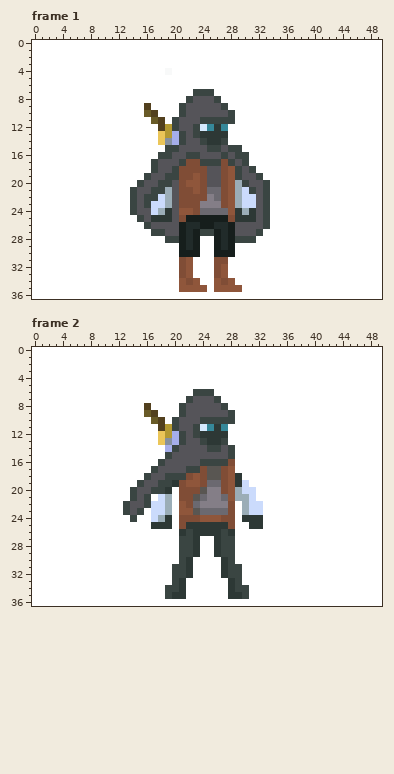
Pixel-art file: 2D Game/Assets/Sprites/Player/NewPlayer/playerTake4.ase. Above is the file before it was changed.
50x37 pixels, 4 frames. Colours within 5 levels of each other are drawn and written as one. Shown: frame 1, frame 2. The commit also changed other frames, which this record leaves out.
New version:
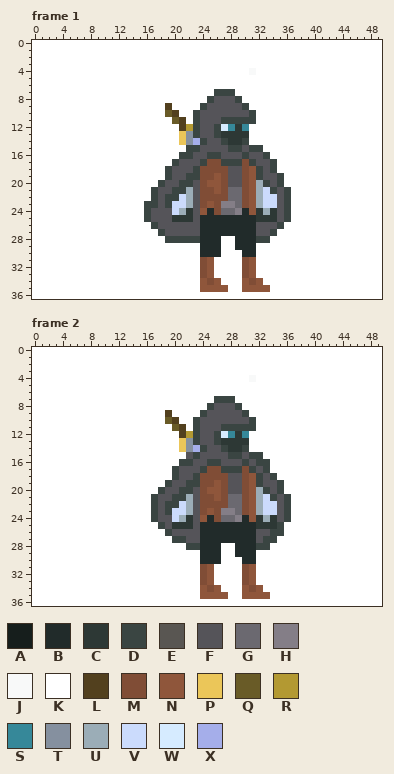
Palette (. is transparent): A #161e1c  B #212b2a  C #2d3835  D #3a4542  E #595652  F #555459  G #6b6970  H #847e87  J #f8f9f9  K #ffffff  L #52401e  M #804d36  N #8f563b  P #ebc659  Q #695b27  R #b39932  S #368899  T #85909f  U #9badb7  V #cbdbfc  W #d6ebff  X #a5aeea
From old to new:
Changed rows in their new state; - is an unchanged pixel.
Frame 1, layer "Layer":
first column x 14:
 4 -----K-----------J-----
 7 ---------KKKDDD--------
 8 --------KKKDFFFD-------
 9 --K--L-KKKD--FFFD------
10 --KK-QLKKD----FFFD-----
11 ---KK-QLKDFFF--DDD-----
12 ----KKKLR-FFDWSCS------
13 ----KKKPT-FFD-CCC------
14 ----KKKPTX-FF-CCD------
15 -----KKKDD-FF---FDD----
16 ----KKKD-F-DDF-F-FFD---
17 ---KKKDFFF-MMD-DMDFFD--
18 ---KKDFFFD-MM-FFMNDFD--
19 --KKK-FFDD-MN-FFMN-FFD-
20 -KKK-F-DDF-NN-FFMNU-FD-
21 KKK-FFDDUF-MN-GGMNUVDFD
22 KKK-FDDVUF-MM-GGMNUVVFD
23 KK-DFDVVUFMNMHHGMNUVVFD
24 KKDFFFVUCFNBM-GHBNCUCFD
25 -KDFFFCCCFBBBBBBBBCCCFD
26 --KD---FFFBB--BBBB-FFD-
27 ---K---FFFBBB-BBBBFFD--
28 -------DDDBBBKKBBBDD---
29 -------KKKBBBKKBBB-----
30 -------KKKBBBKK-BB-----
31 -------KK-MNKK--MN-----
32 -------KK-MNKK--MN-----
33 -------KK-MNKK--MN-----
34 -------KKKNM-KK-NMN----
35 -------KKK-N--KKNNNN---
Frame 2, layer "Layer":
first column x 13:
 4 ------------------J-----
 6 ----------KKK-----------
 7 ---------KKKK-DD--------
 8 ---K----KKKKD-FFD-------
 9 ---KK-L-KKKD---FFD------
10 ----KKQLKKDFFFFFFFD-----
11 -----KKQLK-FFFDDDDD-----
12 -----KKKLR-FFDWSCS------
13 -----KKKPTDFFDCCCC------
14 ------KKPTXDFFDCCD------
15 ------KKK-D-----DFDD----
16 -----KKKDD-F--FFFDFDD---
17 ----KKKD-FFDMMDDDMDFD---
18 ---KKKK-FFD-MM-FFMNDFD--
19 --KKKK-FFDD-MN-FFMNDFFD-
20 -KKKK-FFDDFMNN-FFMNUDFD-
21 -KKKDFFDDUFMMNMGGMNUVDFD
22 KKKKDFDDVUFMMMMGGMNUVVFD
23 KKK-DFDVVUFMNMHHGMNUVVFD
24 -K--DFFVUCF-BMGGHBN-UCFD
25 ----KDFCC-FBBBBBBBB-CCD-
26 ------DFFFFBBBBBBBBFFDD-
27 -------D-FFBBBBBBBBFDD--
28 --------K-DBBBKKBBBDD---
29 --------KKKBBBKKBBB-----
30 --------KK-BBBKK-BB-----
31 -------KKK-MN-KKKMN-----
32 -------KKK-MN-KKKMN-----
33 -------KK--MN--KKMN-----
34 ------KKK--NMN-KKNMN----
35 ------KKK--NNNNKKNNNN---
Boxes around the changes in both pictures, in picture pixels (x1, y1, x2, y2):
changed: (130, 68, 291, 292)
changed: (123, 375, 291, 599)
